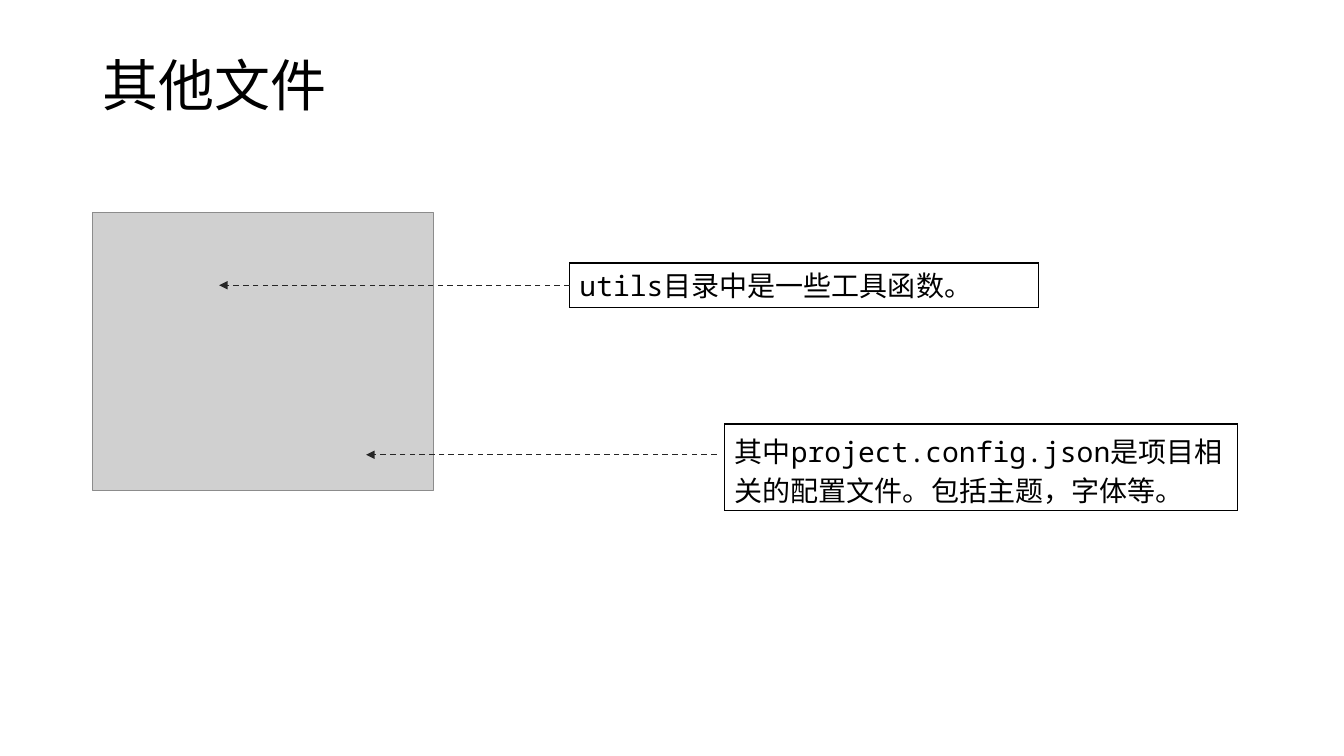
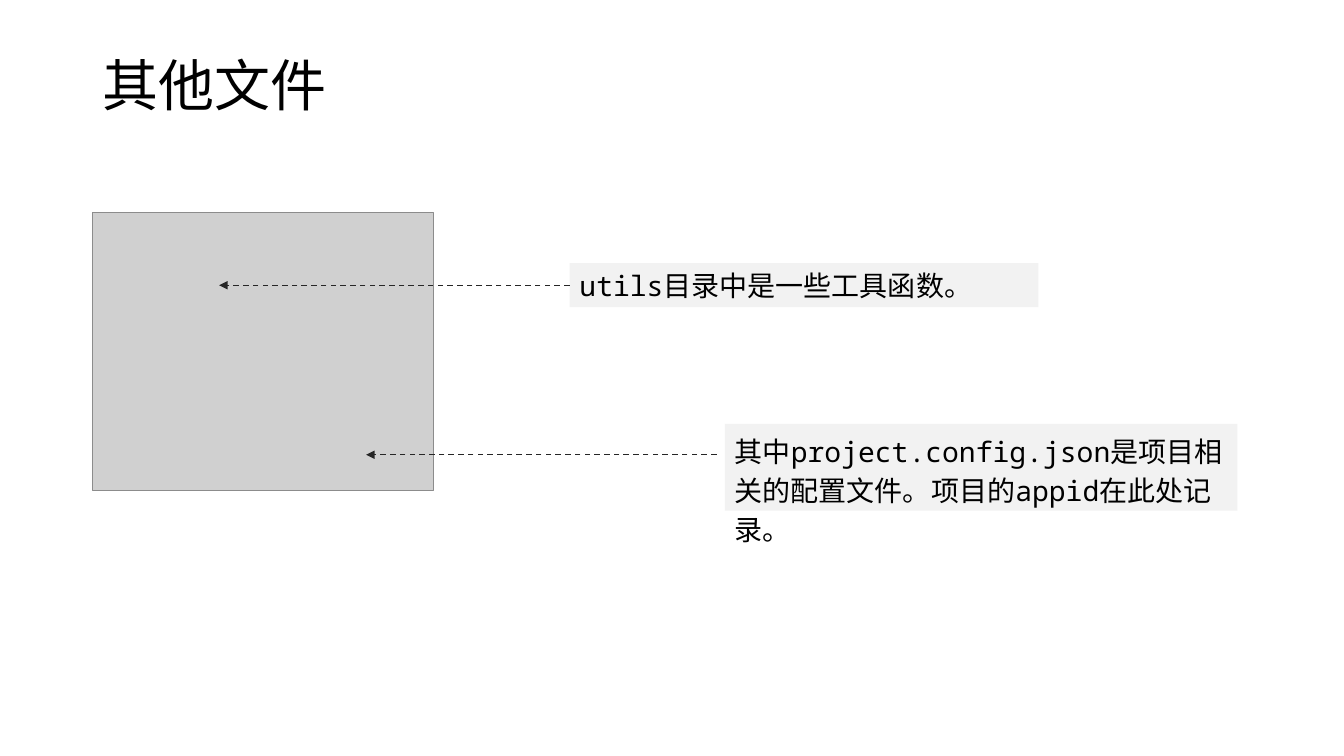
Before and after one commit to edu2act/course-wechat-and-miniprogram, a slide deck: slide 8 of materials/ch02/ch02-第一个小程序和相关说明.pptx. Drawn at 1344x756 pixels with LibreOffice and Linux fonts; fonts in the diff are those of the drawing; grey boxes stand for pictures. Boxes give left, top, right and bottom in pixels: in the first picture for what was removed or moved away, otherwise in the second. Text is boxed around its words. In the diff, an @@ line names an element or a change of style, - is before the commit and + after.

```diff
--- a/materials/ch02/ch02-第一个小程序和相关说明.pptx
+++ b/materials/ch02/ch02-第一个小程序和相关说明.pptx
@@ rectangle "utils目录中是一些工具函数。" at [570,263,1038,308]: fill #FFFFFF to #F2F2F2; outline #000000 1 pt to none @@
@@ rectangle "其中project.config.json是项目相关的配置文件。项目的appid在此处记录。" at [725,424,1238,511]: fill #FFFFFF to #F2F2F2; outline #000000 1 pt to none @@
@@ text in rectangle at [735,438,1223,543]: text changed @@
-其中project.config.json是项目相关的配置文件。包括主题，字体等。
+其中project.config.json是项目相关的配置文件。项目的appid在此处记录。
```
Also in this commit, not shown: 2 other slides changed, 6 other files.
